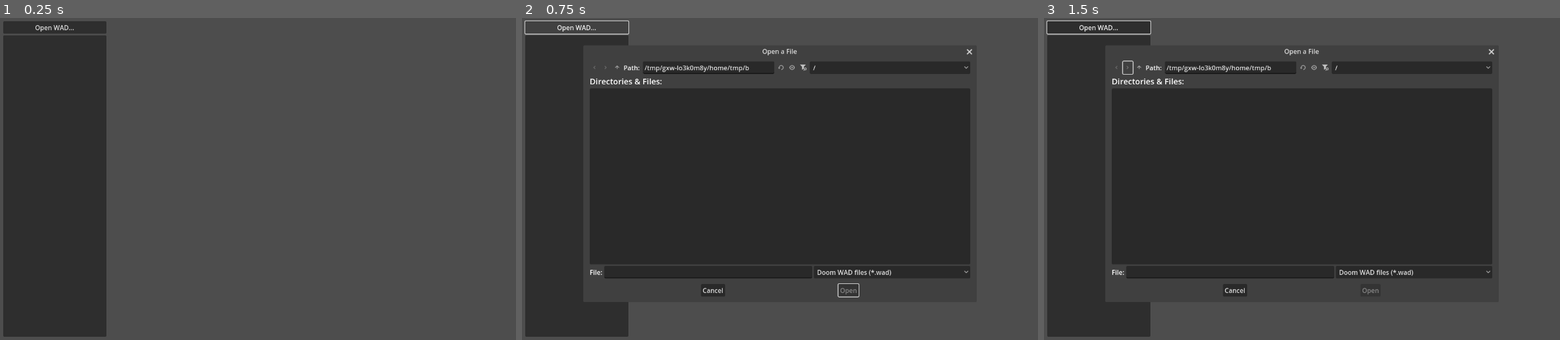
Above: before the commit, frames 1-3 (left to right).
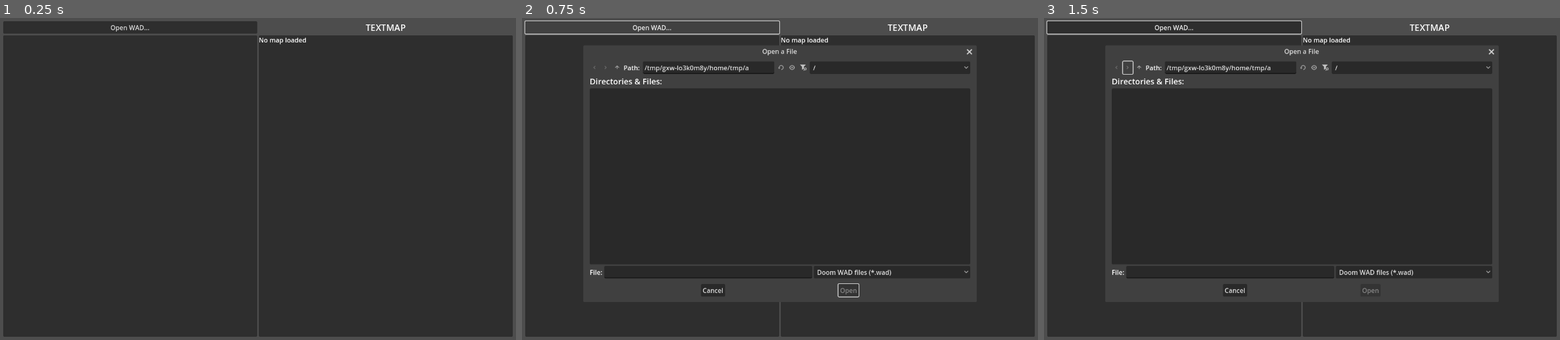
Above: after the commit, the same moments.

Repository: TehRealSalt/sentinel-smith
Game: Godot game, scene res://wad_viewer.tscn
The game is run twice, just before and just after one commit, with the same random seed, the same clock (stepped at 60 frames per second) and the same inputs.
Inputs (mouse positions are in pixels of both pictures, inside the frame that each line leads up to):
- Up to frame 1 (0.25 s): no input
- Up to frame 2 (0.75 s): click "Open WAD..." at 0.5 s
- Up to frame 3 (1.5 s): click (1126, 66) at 1.25 s

The runs differ from the first frame. In frame 1, 75% of the frame differs, in the area x 6-100%, y 1-99%; in frame 2, 20%; in frame 3, 21%.

Commit message:
Finish converting UDMF to Godot objects

Diff:
--- a/project/linedef.gd
+++ b/project/linedef.gd
@@ -1,6 +1,11 @@
 class_name DoomLinedef
 extends DoomEntity
 ## Represents a linedef as it is in the UDMF specification.
+
+
+func _get_entity_identifier() -> StringName:
+	return &"linedef"
+
 
 func _get_field_defaults() -> Dictionary[StringName, Variant]:
 	return {
--- a/project/map.gd
+++ b/project/map.gd
@@ -1,14 +1,36 @@
 class_name DoomMap
-extends Node
+extends RefCounted
 
 ## This map's name, as specified by the empty header lump.
 var map_name: String = ""
 
+
 ## Any extra lumps to save with the map.
 var extra_lumps: Array[WADFile.Lump] = []
 
+
 ## This map format's namespace.
-var engine_namespace: StringName = &"Doom"
+var engine_namespace: StringName = &"doom"
+
+
+## The list of [DoomVertex] associated with this map.
+var vertices: Array[DoomVertex] = []
+
+
+## The list of [DoomSector] associated with this map.
+var sectors: Array[DoomSector] = []
+
+
+## The list of [DoomSidedef] associated with this map.
+var sides: Array[DoomSidedef] = []
+
+
+## The list of [DoomLinedef] associated with this map.
+var lines: Array[DoomLinedef] = []
+
+
+## The list of [DoomThing] associated with this map.
+var things: Array[DoomThing] = []
 
 
 const _CODE_COMMENT := 0x2f
@@ -16,7 +38,7 @@
 const _CODE_NEW_LINE := 0x0a
 
 ## Remove C-style comments from a String.
-## TODO: Maybe this should be the job of [DoomTextmap]
+## TODO: Maybe this should be the job of [DoomTextmap].
 static func strip_comments(input: String) -> String:
 	var ret: String = ""
 
@@ -61,6 +83,7 @@
 	return DoomMap.new(textmap.data)
 
 
+# Creates a [DoomMap] from a [WADFile].
 static func load_from_wad(wad: WADFile) -> DoomMap:
 	assert(wad != null)
 
@@ -97,11 +120,22 @@
 	return map
 
 
-var vertices: Array[DoomVertex] = []
-var sectors: Array[DoomSector] = []
-var sides: Array[DoomSidedef] = []
-var lines: Array[DoomLinedef] = []
-var things: Array[DoomThing] = []
+func _to_string() -> String:
+	var ret: String = ""
+	ret += "namespace = %s;" % engine_namespace
+	for line in lines:
+		ret += "\n%s" % str(line)
+	for side in sides:
+		ret += "\n%s" % str(side)
+	for vertex in vertices:
+		ret += "\n%s" % str(vertex)
+	for sector in sectors:
+		ret += "\n%s" % str(sector)
+	for thing in things:
+		ret += "\n%s" % str(thing)
+
+	return ret
+
 
 func _init(data: Dictionary) -> void:
 	engine_namespace = data.namespace
--- a/project/map_entity.gd
+++ b/project/map_entity.gd
@@ -3,9 +3,7 @@
 ## A UDMF map "entity". This is the base type that all map data inherits from.
 
 
-## Container for any fields that do not have any built-in handling for.
-## This can include "user_" fields, and any fields that aren't supported yet.
-## Ensures that these are still saved back into the map file.
+## Container for all fields.
 var _raw_fields: Dictionary[StringName, Variant] = {}
 
 
@@ -15,10 +13,31 @@
 	return true
 
 
-## Virtual function which describes each UDMF field and its default value.
+## Returns the name that this entity goes by in the UDMF spec.
+func _get_entity_identifier() -> StringName:
+	assert(false, "_get_entity_identifier was not overridden!")
+	return &""
+
+
+## Returns a description of each UDMF field and its default value.
 func _get_field_defaults() -> Dictionary[StringName, Variant]:
 	assert(false, "_get_field_defaults was not overridden!")
 	return {}
+
+
+func _to_string() -> String:
+	var defaults := _get_field_defaults()
+	var ret: String = ""
+
+	ret += _get_entity_identifier()
+	ret += "\n{"
+	for key: StringName in _raw_fields.keys():
+		var val: Variant = _raw_fields[key]
+		if val != defaults[key]:
+			ret += "\n\t%s = %s;" % [key, _raw_fields[key]]
+	ret += "\n}"
+
+	return ret
 
 
 func _init(data: Dictionary) -> void:
--- a/project/map_entity_mirror.gd
+++ b/project/map_entity_mirror.gd
@@ -7,9 +7,11 @@
 ## [DoomSectorPlane] simply mirrors several fields present on [DoomSector],
 ## which allows for holding a pointer to *just* the single plane's properties.
 
+
 var _mirroring: DoomEntity
 
 
+## Returns a description of all fields that are mirrored.
 func _mirrored_fields() -> Dictionary[StringName, StringName]:
 	assert(false, "_mirrored_fields was not overridden!")
 	return {}
--- a/project/sector.gd
+++ b/project/sector.gd
@@ -11,6 +11,10 @@
 var ceiling_plane := DoomSectorPlane.new(self, true)
 
 
+func _get_entity_identifier() -> StringName:
+	return &"sector"
+
+
 func _get_field_defaults() -> Dictionary[StringName, Variant]:
 	return {
 		&"heightfloor": 0,
--- a/project/sidedef.gd
+++ b/project/sidedef.gd
@@ -1,6 +1,7 @@
 class_name DoomSidedef
 extends DoomEntity
 ## Represents a sidedef as it is in the UDMF specification.
+
 
 ## The texture path that represents a side part with no texture.
 const NO_TEXTURE = "-";
@@ -14,12 +15,15 @@
 }
 
 
-## The upper sidedef part.
 var parts: Dictionary[Parts, DoomSidedefPart] = {
 	Parts.TOP: DoomSidedefPart.new(self, Parts.TOP),
 	Parts.BOTTOM: DoomSidedefPart.new(self, Parts.BOTTOM),
 	Parts.MIDDLE: DoomSidedefPart.new(self, Parts.MIDDLE),
 }
+
+
+func _get_entity_identifier() -> StringName:
+	return &"sidedef"
 
 
 func _get_field_defaults() -> Dictionary[StringName, Variant]:
--- a/project/thing.gd
+++ b/project/thing.gd
@@ -2,6 +2,11 @@
 extends DoomEntity
 ## Represents a "thing" as it is in the UDMF specification.
 ## These are objects that are defined per configuration.
+
+
+func _get_entity_identifier() -> StringName:
+	return &"thing"
+
 
 func _get_field_defaults() -> Dictionary[StringName, Variant]:
 	return {
--- a/project/vertex.gd
+++ b/project/vertex.gd
@@ -1,6 +1,10 @@
 class_name DoomVertex
 extends DoomEntity
 ## Represents a vertex as it is in the UDMF specification.
+
+
+func _get_entity_identifier() -> StringName:
+	return &"vertex"
 
 
 func _get_field_defaults() -> Dictionary[StringName, Variant]:
--- a/project/wad_viewer.gd
+++ b/project/wad_viewer.gd
@@ -2,6 +2,7 @@
 
 @onready var open_wad_dialog := (%OpenWADDialog as FileDialog)
 @onready var wad_tree := (%WADTree as Tree)
+@onready var textmap_display := (%TextMap as RichTextLabel)
 
 var current_wad_name: String = "(null)"
 var current_wad: WADFile = null
@@ -15,6 +16,7 @@
 	update_tree()
 
 	current_map = DoomMap.load_from_wad(current_wad)
+	textmap_display.text = str(current_map)
 
 
 func update_tree() -> void:
--- a/project/wad_viewer.tscn
+++ b/project/wad_viewer.tscn
@@ -1,6 +1,9 @@
-[gd_scene load_steps=2 format=3 uid="uid://c7xihjmeuu1mu"]
+[gd_scene load_steps=3 format=3 uid="uid://c7xihjmeuu1mu"]
 
 [ext_resource type="Script" uid="uid://7wn01vurbnfw" path="res://wad_viewer.gd" id="1_su4ka"]
+
+[sub_resource type="LabelSettings" id="LabelSettings_su4ka"]
+font_size = 22
 
 [node name="Control" type="Control"]
 layout_mode = 3
@@ -25,21 +28,39 @@
 
 [node name="HBoxContainer" type="HBoxContainer" parent="MarginContainer"]
 layout_mode = 2
-size_flags_horizontal = 0
 
-[node name="VBoxContainer" type="VBoxContainer" parent="MarginContainer/HBoxContainer"]
-custom_minimum_size = Vector2(256, 0)
+[node name="WADContainer" type="VBoxContainer" parent="MarginContainer/HBoxContainer"]
 layout_mode = 2
+size_flags_horizontal = 3
 
-[node name="OpenWADButton" type="Button" parent="MarginContainer/HBoxContainer/VBoxContainer"]
+[node name="OpenWADButton" type="Button" parent="MarginContainer/HBoxContainer/WADContainer"]
 unique_name_in_owner = true
 layout_mode = 2
 text = "Open WAD..."
 
-[node name="WADTree" type="Tree" parent="MarginContainer/HBoxContainer/VBoxContainer"]
+[node name="WADTree" type="Tree" parent="MarginContainer/HBoxContainer/WADContainer"]
 unique_name_in_owner = true
 layout_mode = 2
 size_flags_vertical = 3
+
+[node name="MapContainer" type="VBoxContainer" parent="MarginContainer/HBoxContainer"]
+layout_mode = 2
+size_flags_horizontal = 3
+
+[node name="Label" type="Label" parent="MarginContainer/HBoxContainer/MapContainer"]
+layout_mode = 2
+text = "TEXTMAP"
+label_settings = SubResource("LabelSettings_su4ka")
+horizontal_alignment = 1
+
+[node name="PanelContainer" type="PanelContainer" parent="MarginContainer/HBoxContainer/MapContainer"]
+layout_mode = 2
+size_flags_vertical = 3
+
+[node name="TextMap" type="RichTextLabel" parent="MarginContainer/HBoxContainer/MapContainer/PanelContainer"]
+unique_name_in_owner = true
+layout_mode = 2
+text = "No map loaded"
 
 [node name="OpenWADDialog" type="FileDialog" parent="."]
 unique_name_in_owner = true
@@ -52,5 +73,5 @@
 access = 2
 filters = PackedStringArray("*.wad;Doom WAD files")
 
-[connection signal="pressed" from="MarginContainer/HBoxContainer/VBoxContainer/OpenWADButton" to="." method="_on_open_wad_button_pressed"]
+[connection signal="pressed" from="MarginContainer/HBoxContainer/WADContainer/OpenWADButton" to="." method="_on_open_wad_button_pressed"]
 [connection signal="file_selected" from="OpenWADDialog" to="." method="_on_file_dialog_file_selected"]
